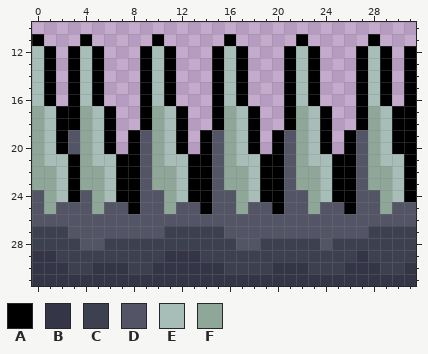
Pixel-art file -- Assets/Aseprites/Environment/Hazzards/spikes.ase. That is the earlier state.
32x32 pixels, 1 frame. Shown: x 0..31, y 10..31.
Palette (. is transparent): A #000000  B #343546  C #3d404f  D #535465  E #a7bdb8  F #8ea799
Pixels before, first column x 0:
11 A...A.....A.....A.....A.....A...
12 EA.AEA...AEA...AEA...AEA...AEA.A
13 EA.AEA...AEA...AEA...AEA...AEA.A
14 EA.AEA...AEA...AEA...AEA...AEA.A
15 EA.AEA...AEA...AEA...AEA...AEA.A
16 EA.AEA...AEA...AEA...AEA...AEA.A
17 FEAAFEA..AFEA..AFEA..AFEA..AFEAA
18 FEAAFEA..AFEA..AFEA..AFEA..AFEAA
19 FEADFEA.ADFEA.ADFEA.ADFEA.ADFEAA
20 FEADFEA.ADFEA.ADFEA.ADFEA.ADFEAA
21 FEEAFEEAADFEEAADFEEAADFEEAADFEEA
22 FFEAFFEAADFFEAADFFEAADFFEAADFFEA
23 FFEAFFEAADFFEAADFFEAADFFEAADFFEA
24 DFEADFEAADDFEAADDFEAADDFEAADDFEA
25 DFDDDFDDADDFDDADDFDDADDFDDADDFDD
26 DDDDDDDDDDDDDDDDDDDDDDDDDDDDDDDD
27 CCCDDDDDDDDCCCCCDDDDDDDDDDDDCCCC
28 CCCCDDCCCCCCCCCCCDDCCCCCDCCCCCCC
29 BBCCCCCCCCCBBBCCCCCCCCCCCCCBCCCC
30 BBBCCBBBCCBBBBBBCCCCBBBCCCBBBCCB
31 BBBBBBBBBBBBBBBBBBBBBBBBBBBBBBBB
After the commit:
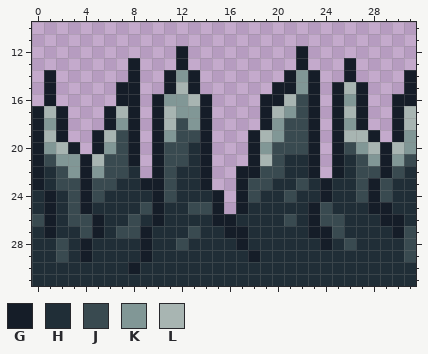
Colours new in this view: G #151d28  H #202e37  J #394a50  K #819796  L #a8b5b2
Changes in this commit:
Changed rows in their new state; - is an unchanged pixel.
first column x 0:
11 .---.-----.-----.-----.-----.---
12 ..-...---...G--...---.G.---...-.
13 ..-...--G...G--...---.G.--G...-.
14 .G-...--G..GKG-...---GKG--G...-G
15 .G-...-GG..GLG-...--GGKG-GLG..-G
16 .G-...-GG.GKKLG...-GGLJG-GKG..GG
17 GLG...GLG.GLKKG....GLKJG.GLG..GL
18 GKG...GKG.GLJKG....GKJJG.GKG..GL
19 GLG..GLJG.GKJJG...GLKJJG.GLLG.GK
20 GKLG.GKJG.GJJHG...GKJJJG.GJKLGLK
21 GJKKGLJJG.GJJHG...GLJHHG.GHJKGKJ
22 GHJKGKJJH.GJHHG..GGJJHHG.GHJJGJH
23 GHJJGJJHHGGJHHG..GJJHHJHGHHJGJHH
24 HGHJGJHHHHGJHHHG.GJHHJHHGHHJGJHH
25 HGHJGHHHHJGHHJJG.GHHHHHGJHHHGGHH
26 JGHJJGHHJHGHHHHGGHHHHJHGJJHHHGGH
27 HGHHJGHJJGHHHJHHGGHHHHHGGJHHHHGJ
28 HHJHGHHHHGHHJHHHHGHHHHHHGHJHHHHJ
29 HHJHGHHHHGHHHHHHHHGHHHHHHHHHHHHJ
30 HHHHHHHHGHHHHHHHHHHHHHHHHHHHHHHH
31 HHHHHHHHHHHHHHHHHHHHHHHHHHHHHHHH
Boxes around the changes in both pictures, in picture pixels (x1, y1, x2, y2):
changed: (32, 34, 416, 286)
